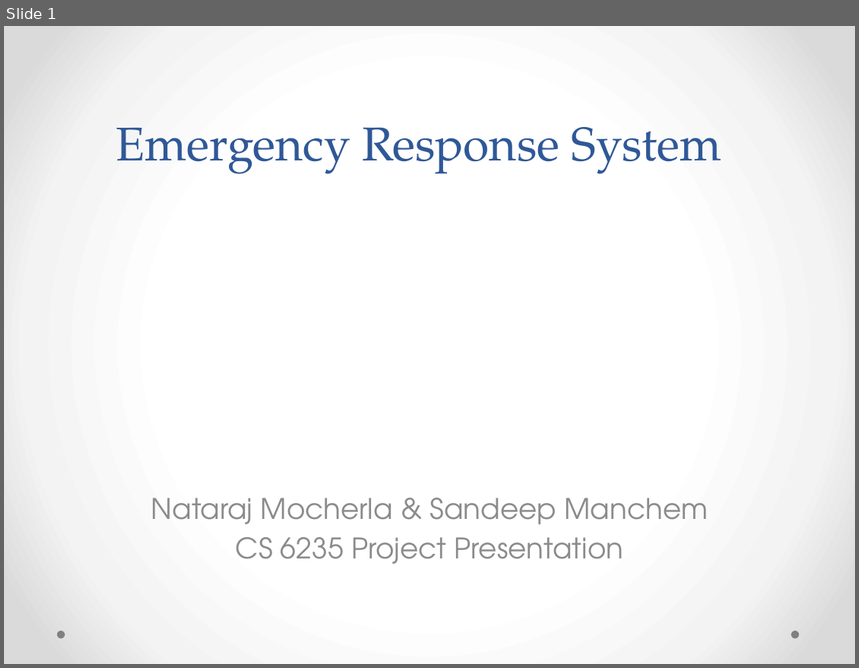
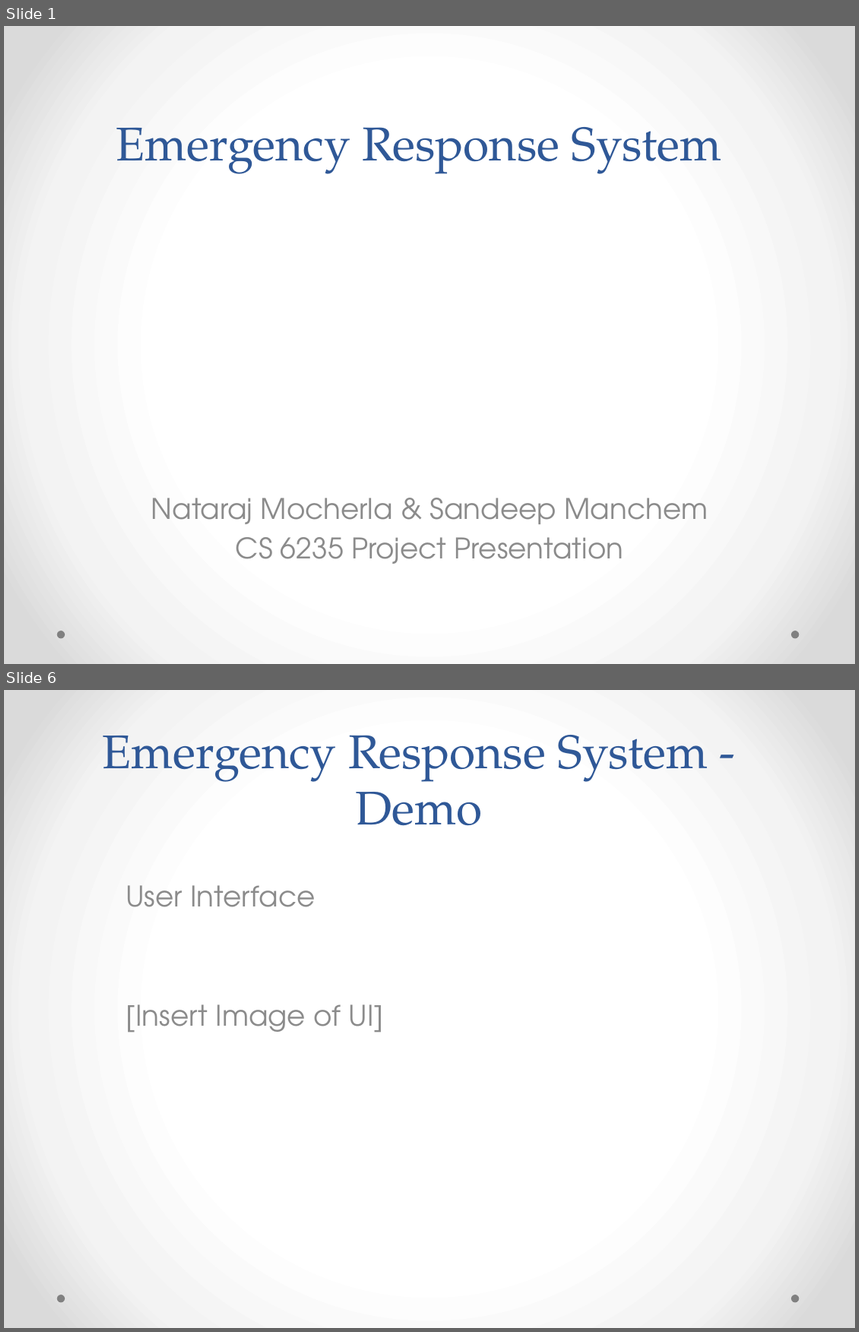
Before and after one commit to natrajkaushik/EmergencyResponseSystem, a slide deck: presentation/Emergency Response System.pptx. Shown one above the other, each under a label of ours: slide 1 before the commit, slides 1 and 6 after it; the slides between them are not shown. The pictures are 859x668 and 859x1332 pixels, drawn with LibreOffice and Linux fonts; fonts in the diff are those of the drawing. Boxes give left, top, right and bottom in pixels: in the first picture for what was removed or moved away, otherwise in the second. Text is boxed around its words. In the diff, an @@ line names an element or a change of style, - is before the commit and + after.

Commit message:
Added demo slides to ppt.

```diff
--- a/presentation/Emergency Response System.pptx
+++ b/presentation/Emergency Response System.pptx
@@ slide 6 added at (4, 690, 855, 1328), background gradient #FFFFFF to #F4F4F4 to #DADADA; not listed: 2 template elements that a slide beside it also shows @@
@@ title added at (103, 735, 709, 826), 40 pt, text #2F5897 @@
+Emergency Response System - Demo
@@ subtitle added at (126, 885, 384, 1032), 24 pt, text #8C8C8C @@
+User Interface
+[Insert Image of UI]
```
Also in this commit, not shown: 4 other slides added.
